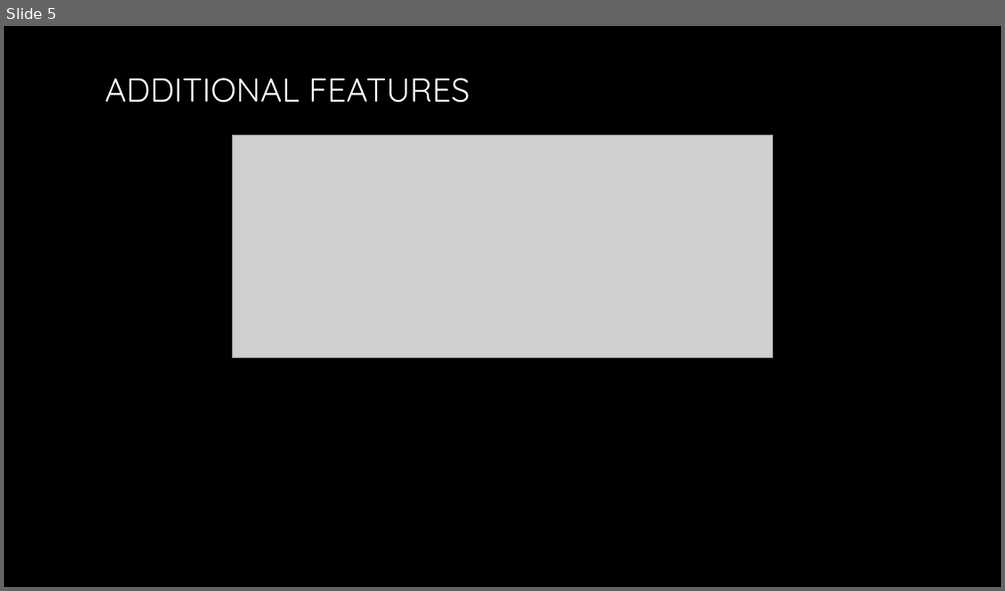
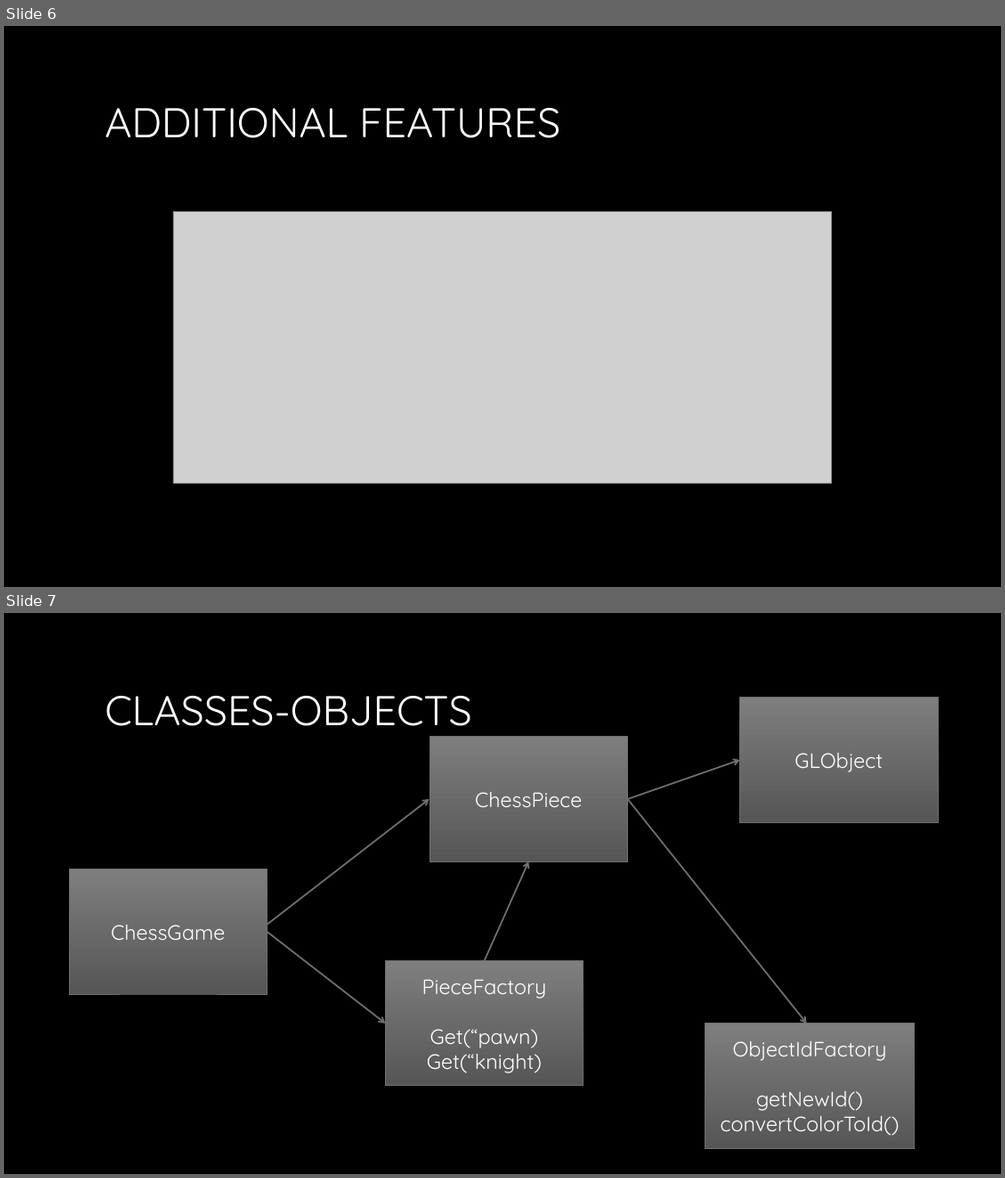
Before and after one commit to greenwind89/yo_557_2015_mt, a slide deck: FinalProject/docs/presentation.pptx. Shown one above the other, each under a label of ours: slide 5 before the commit, slides 6 and 7 after it. The pictures are 1005x591 and 1005x1178 pixels, drawn with LibreOffice and Linux fonts; fonts in the diff are those of the drawing; grey boxes stand for pictures; background and template pictures are left out. Boxes give left, top, right and bottom in pixels: in the first picture for what was removed or moved away, otherwise in the second. Text is boxed around its words. In the diff, an @@ line names an element or a change of style, - is before the commit and + after.

```diff
--- a/FinalProject/docs/presentation.pptx
+++ b/FinalProject/docs/presentation.pptx
@@ slide 7 added at (x1=4, y1=613, x2=1001, y2=1174), background picture (left out) @@
@@ title added at (x1=105, y1=696, x2=472, y2=726), 40 pt, text gradient #FFFFFF to #A6A6A6 @@
+CLASSES-OBJECTS
@@ rectangle added at (x1=740, y1=698, x2=938, y2=822), fill gradient #7E7E7E to #565656, outline #6F6F6F 0.75 pt, 20 pt, text #FFFFFF @@
+GLObject
@@ rectangle added at (x1=429, y1=737, x2=628, y2=861), fill gradient #7E7E7E to #565656, outline #6F6F6F 0.75 pt, 20 pt, text #FFFFFF @@
+ChessPiece
@@ arrow added from (628, 799) to (740, 760), #6F6F6F 1.5 pt @@
@@ arrow added from (267, 925) to (429, 799), #6F6F6F 1.5 pt @@
@@ arrow added from (628, 799) to (807, 1023), #6F6F6F 1.5 pt @@
@@ rectangle added at (x1=69, y1=869, x2=267, y2=995), fill gradient #7E7E7E to #565656, outline #6F6F6F 0.75 pt, 20 pt, text #FFFFFF @@
+ChessGame
@@ arrow added from (484, 961) to (529, 861), #6F6F6F 1.5 pt @@
@@ arrow added from (267, 932) to (386, 1023), #6F6F6F 1.5 pt @@
@@ rectangle added at (x1=386, y1=961, x2=583, y2=1086), fill gradient #7E7E7E to #565656, outline #6F6F6F 0.75 pt, 20 pt, text #FFFFFF @@
+PieceFactory
+Get(“pawn)
+Get(“knight)
@@ rectangle added at (x1=705, y1=1023, x2=914, y2=1149), fill gradient #7E7E7E to #565656, outline #6F6F6F 0.75 pt, 20 pt, text #FFFFFF @@
+ObjectIdFactory
+getNewId()
+convertColorToId()
@@ what was slide 5 is now slide 6 @@
@@ slide 6 changed as well @@
@@ title "ADDITIONAL FEATURES" moved from (x1=105, y1=78, x2=469, y2=103) to (x1=105, y1=108, x2=560, y2=138) @@
@@ title "ADDITIONAL FEATURES" at (x1=105, y1=108, x2=560, y2=138): size 32 to 40 pt @@
@@ picture resized from (x1=232, y1=135, x2=773, y2=357) to (x1=173, y1=211, x2=832, y2=483) @@
```
Also in this commit, not shown: 4 other slides changed, 2 other slides added, 3 slides removed.
